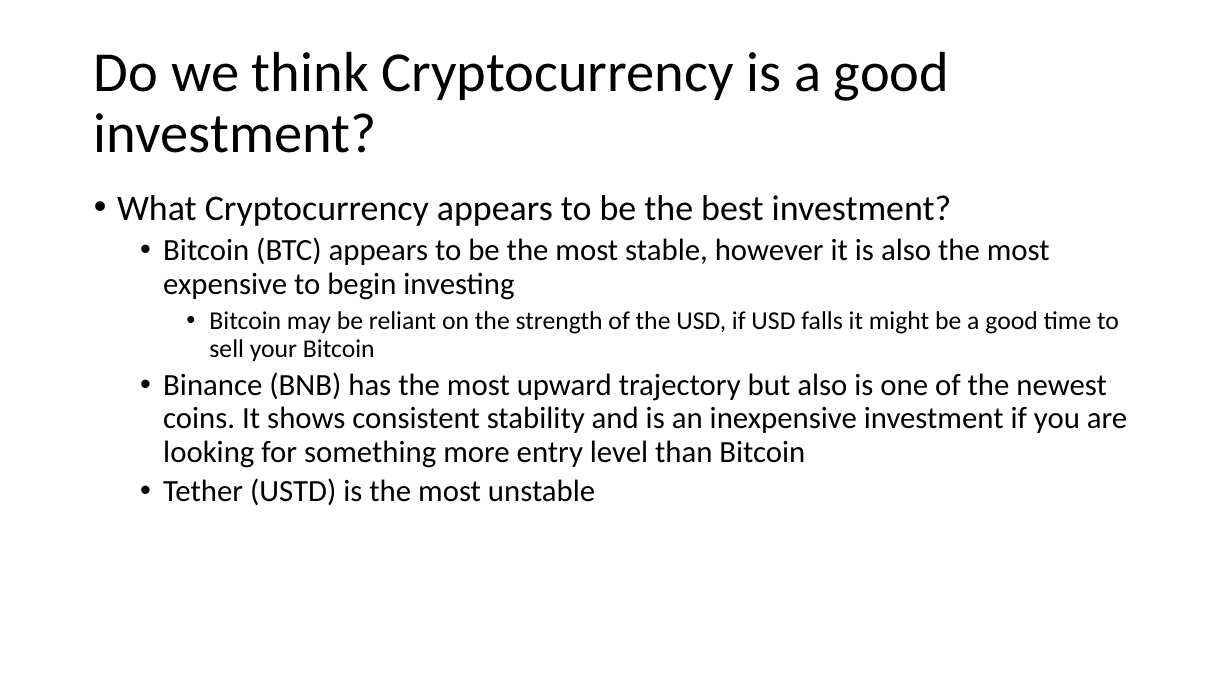
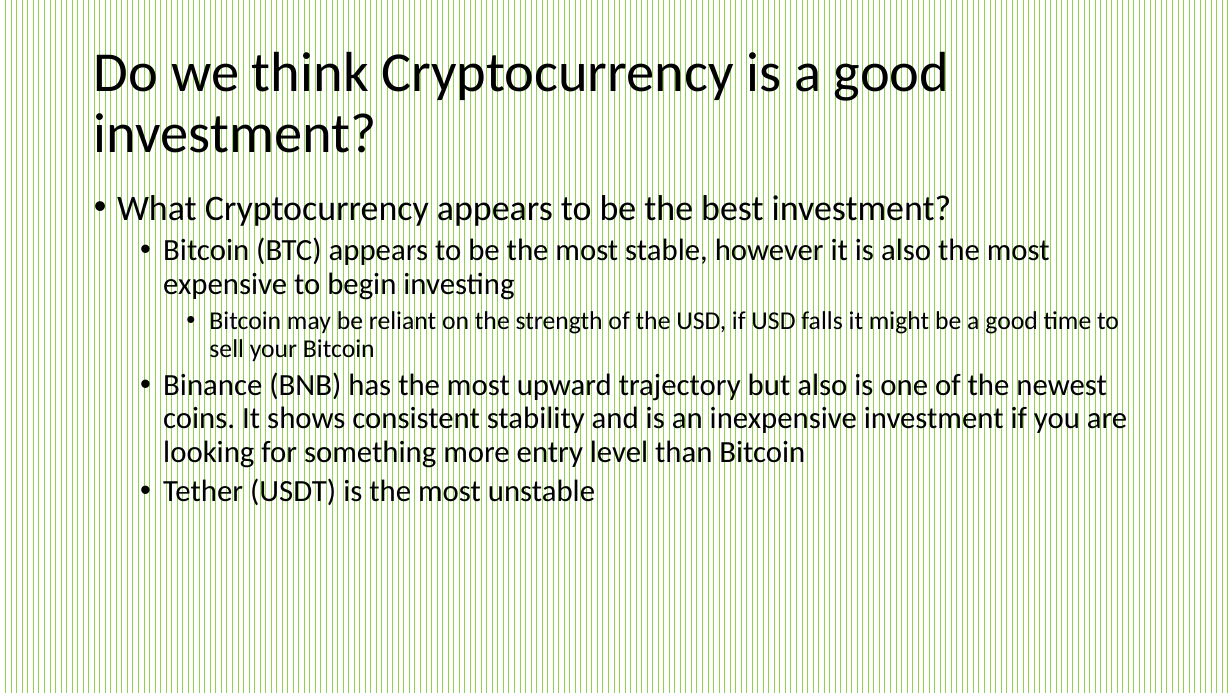
Before and after one commit to sarahheavner/Project1, a slide deck: slide 13 of Cryptocurrency_Presentation.pptx (slide 12 before the commit). Drawn at 1232x693 pixels with LibreOffice and Linux fonts; fonts in the diff are those of the drawing. Boxes give left, top, right and bottom in pixels: in the first picture for what was removed or moved away, otherwise in the second. Text is boxed around its words. In the diff, an @@ line names an element or a change of style, - is before the commit and + after.

```diff
--- a/Cryptocurrency_Presentation.pptx
+++ b/Cryptocurrency_Presentation.pptx
@@ background #FFFFFF to pattern #92D050 on #FFFFFF @@
@@ text at [163,476,595,510]: text changed @@
-  • Tether (USTD) is the most unstable
+  • Tether (USDT) is the most unstable
```
Also in this commit, not shown: 7 other slides changed, 1 slide added, 1 other file.
